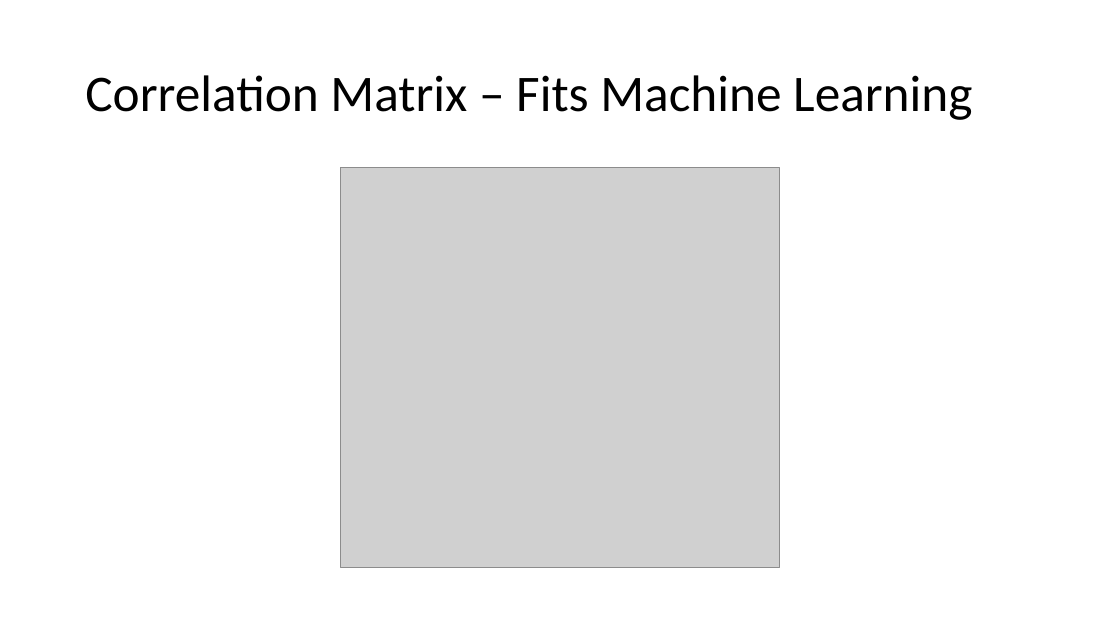
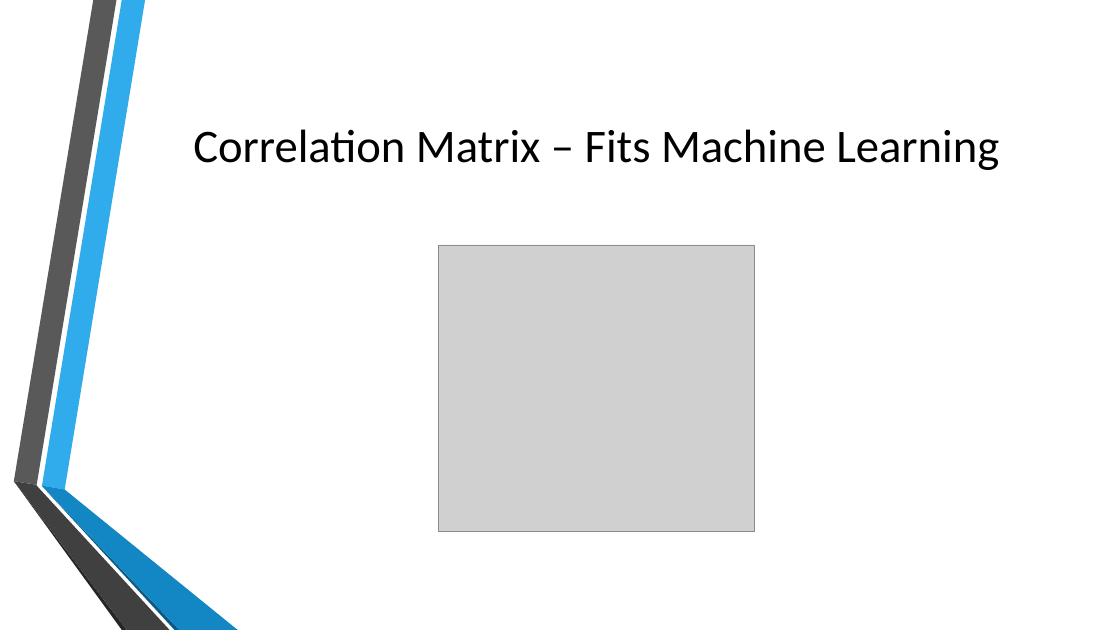
Before and after one commit to TheDataMavericks/DK, a slide deck: slide 7 of img/Cars Machine Learning Journey.pptx (slide 4 before the commit). Drawn at 1120x630 pixels with LibreOffice and Linux fonts; fonts in the diff are those of the drawing; grey boxes stand for pictures; background and template pictures are left out. Boxes give left, top, right and bottom in pixels: in the first picture for what was removed or moved away, otherwise in the second. Text is boxed around its words. In the diff, an @@ line names an element or a change of style, - is before the commit and + after.

```diff
--- a/img/Cars Machine Learning Journey.pptx
+++ b/img/Cars Machine Learning Journey.pptx
@@ title "Correlation Matrix – Fits Machine ...": place and size @@
-title "Correlation Matrix – Fits Machine ..." at bbox=[85, 75, 972, 120]
+title "Correlation Matrix – Fits Machine ..." at bbox=[193, 129, 999, 170]
@@ title "Correlation Matrix – Fits Machine ..." at bbox=[193, 129, 999, 170]: size 44 to 40 pt; alignment left to centre; line spacing 0.9 to 1 @@
@@ picture: place and size @@
-picture at bbox=[340, 168, 780, 568]
+picture at bbox=[439, 245, 755, 533]
@@ group added at bbox=[13, 0, 238, 630]: 6 freeform shapes @@
```
Also in this commit, not shown: 13 other slides changed, 9 slides added, 4 slides removed, 2 other files.
